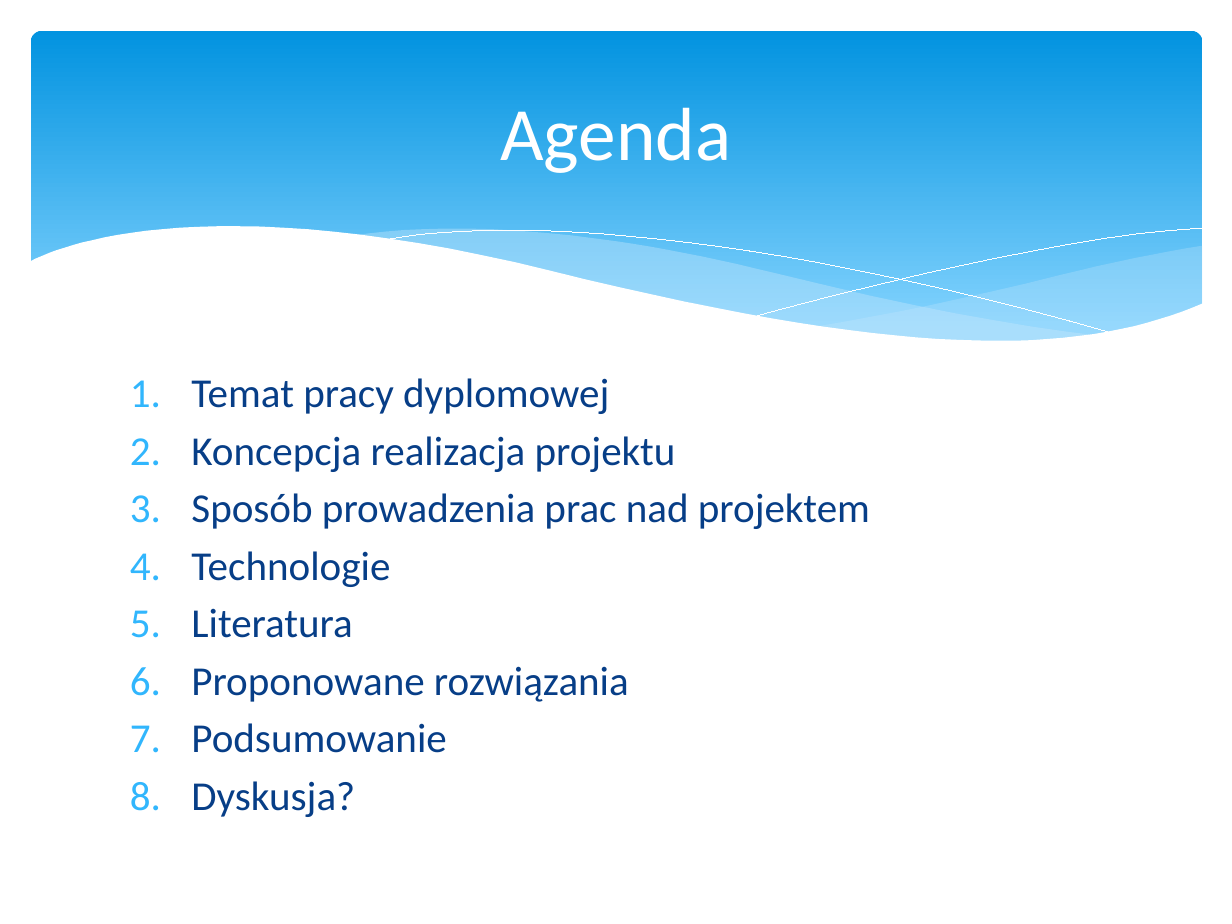
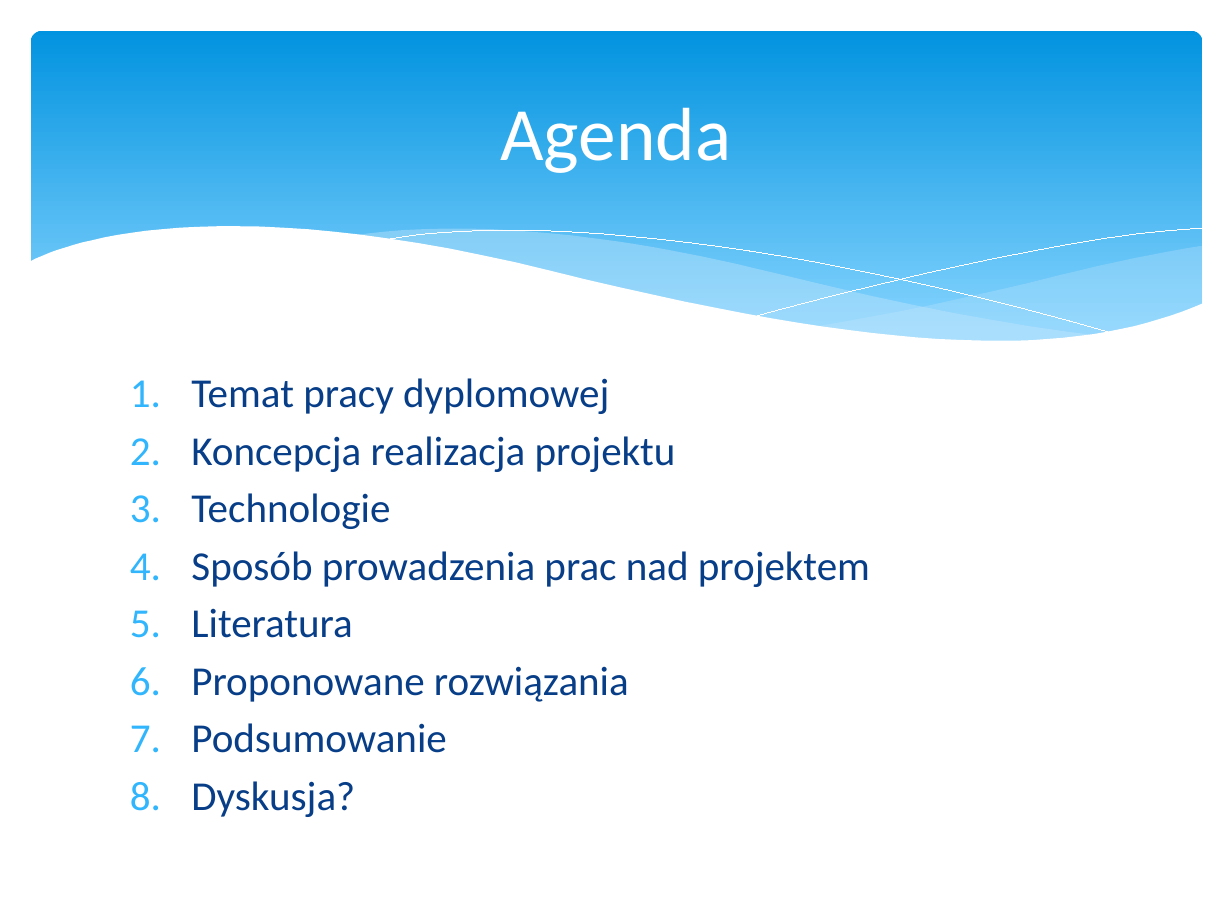
Before and after one commit to psla/Nomad, a slide deck: slide 2 of DiplomaSeminar/Presentation/Nomad.pptx. Drawn at 1232x924 pixels with LibreOffice and Linux fonts; fonts in the diff are those of the drawing. Boxes give left, top, right and bottom in pixels: in the first picture for what was removed or moved away, otherwise in the second. Text is boxed around its words. In the diff, an @@ line names an element or a change of style, - is before the commit and + after.

```diff
--- a/DiplomaSeminar/Presentation/Nomad.pptx
+++ b/DiplomaSeminar/Presentation/Nomad.pptx
@@ text at box(191, 493, 390, 529): paragraph added @@
+3. Technologie
@@ text at box(191, 551, 390, 587): paragraph removed @@
-4. Technologie
```
Also in this commit, not shown: 3 other slides changed, 3 other files.
